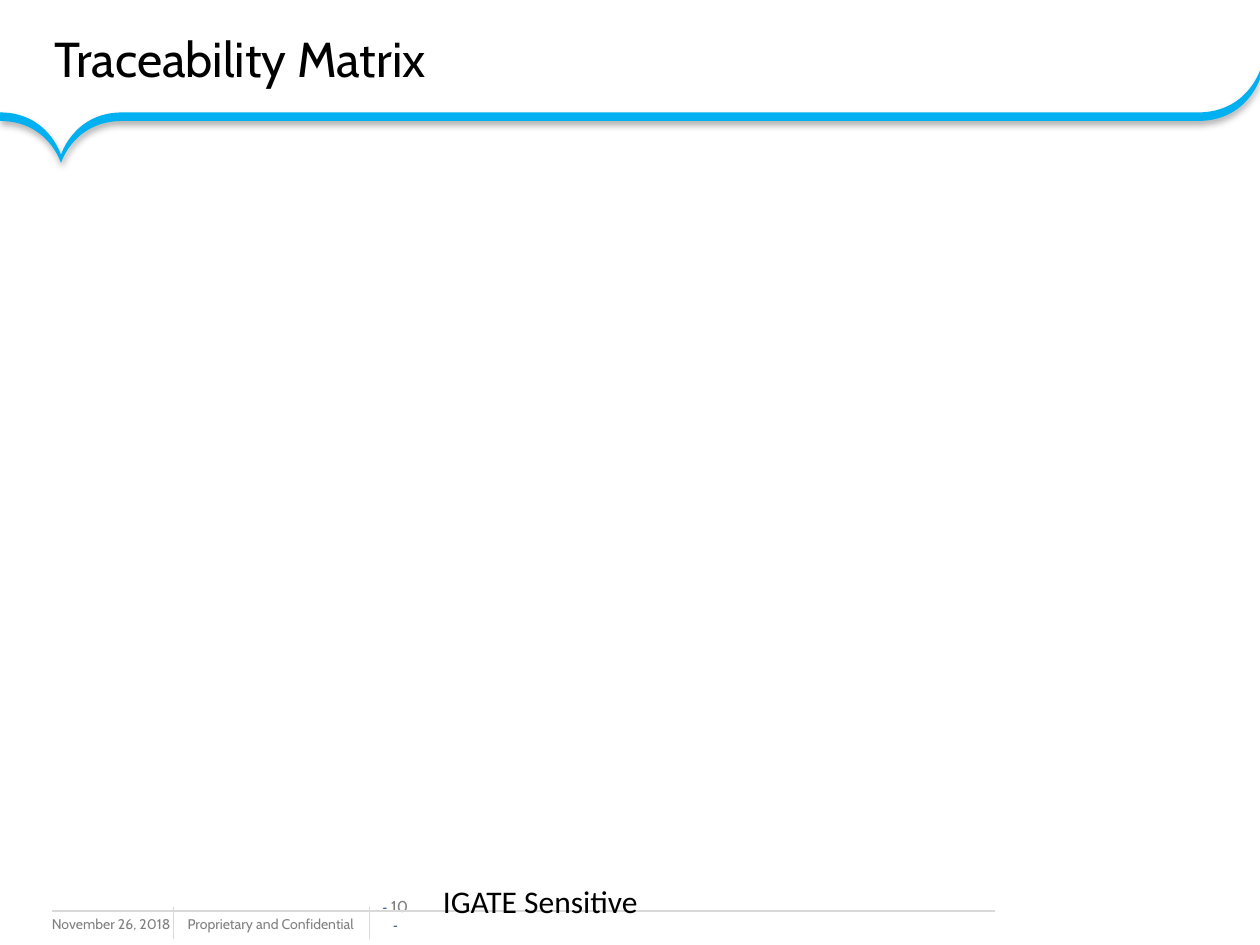
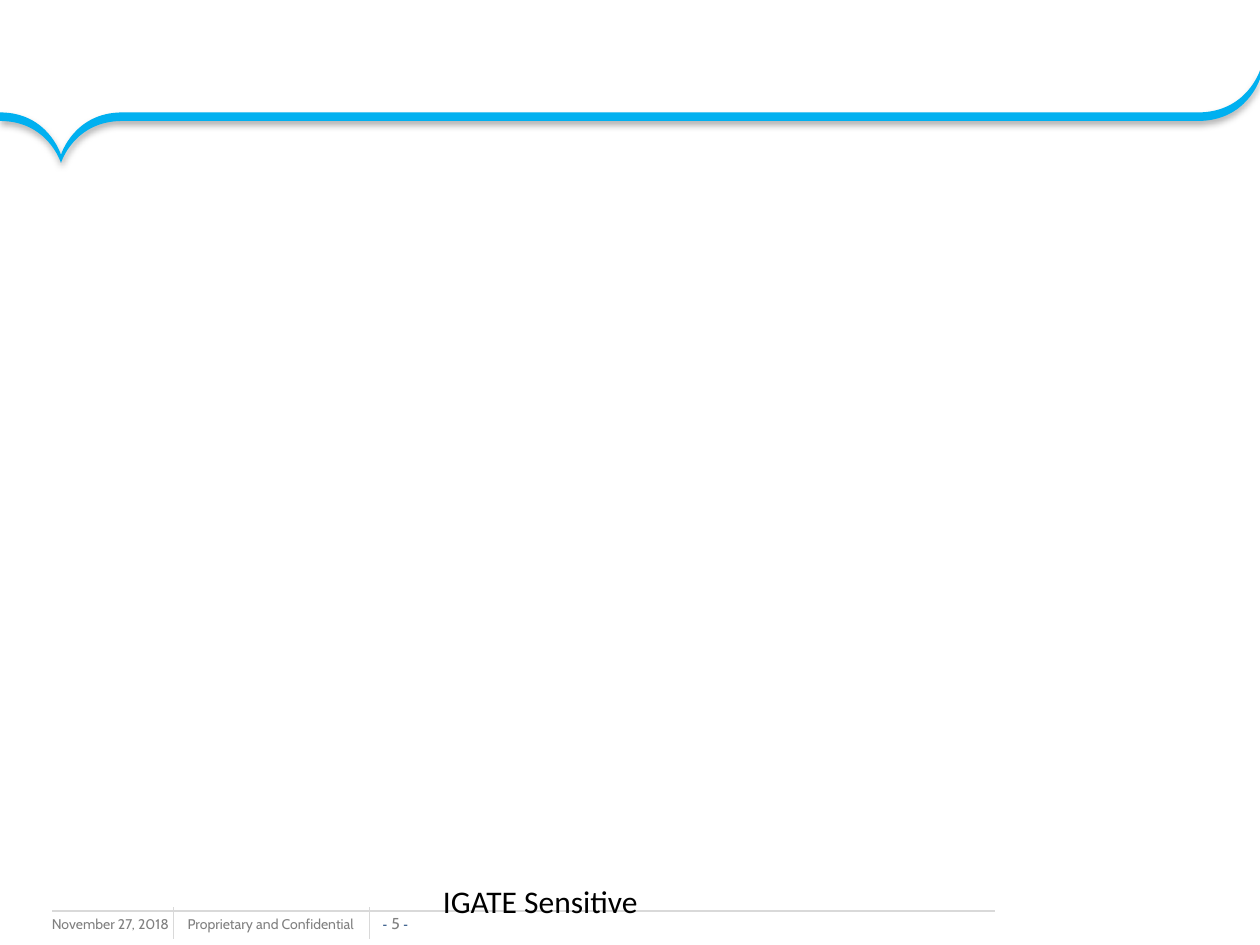
Before and after one commit to kmaurya/miniprojects, a slide deck: slide 5 of AT MiniProject_Sample.pptx (slide 10 before the commit). Drawn at 1260x945 pixels with LibreOffice and Linux fonts; fonts in the diff are those of the drawing; background and template pictures are left out. Boxes give left, top, right and bottom in pixels: in the first picture for what was removed or moved away, otherwise in the second. Text is boxed around its words. In the diff, an @@ line names an element or a change of style, - is before the commit and + after.

```diff
--- a/AT MiniProject_Sample.pptx
+++ b/AT MiniProject_Sample.pptx
@@ title removed at bbox=[55, 40, 425, 88] @@
-Traceability Matrix
@@ text at bbox=[52, 918, 169, 930]: text changed @@
-November 26, 2018
+November 27, 2018
@@ page number at bbox=[391, 918, 400, 929]: text changed @@
-- 10 -
+- 5 -
```
Also in this commit, not shown: 6 other slides changed, 6 slides added, 4 slides removed.
